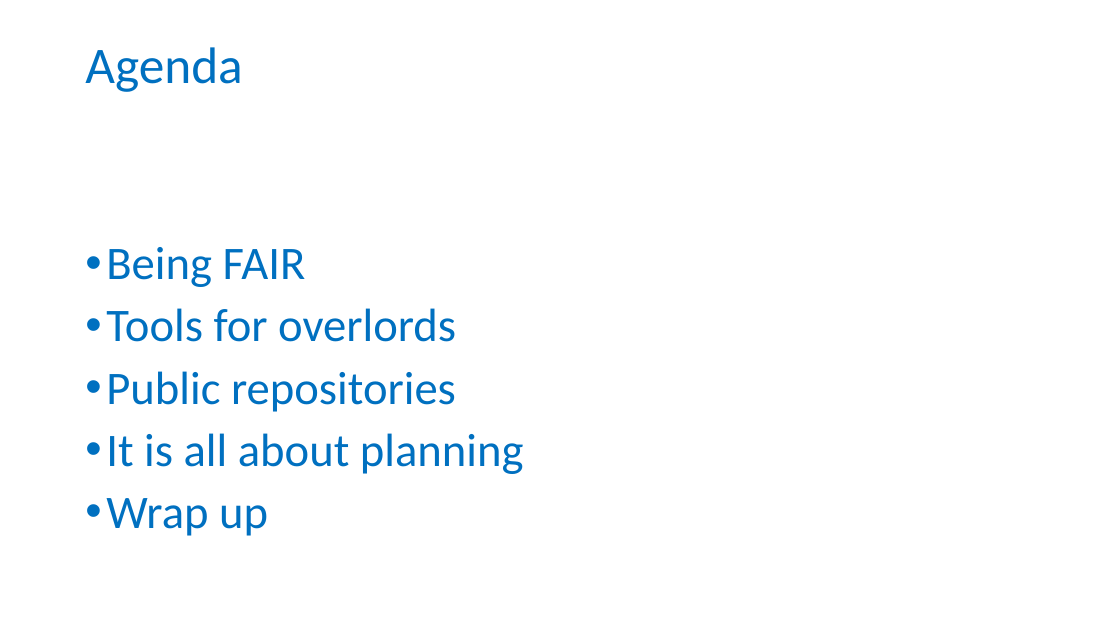
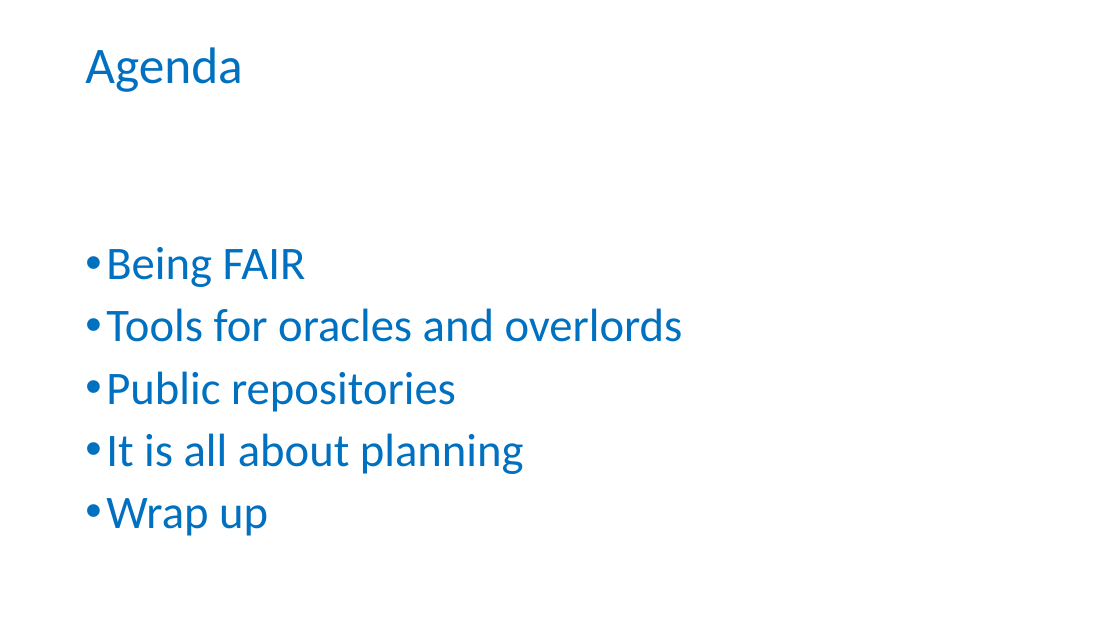
Before and after one commit to tobyhodges/probable-enigma, a slide deck: slide 22 of instructors/01_Why_are_we_here.pptx. Drawn at 1120x630 pixels with LibreOffice and Linux fonts; fonts in the diff are those of the drawing; background and template pictures are left out. Boxes give left, top, right and bottom in pixels: in the first picture for what was removed or moved away, otherwise in the second. Text is boxed around its words. In the diff, an @@ line names an element or a change of style, - is before the commit and + after.

Commit message:
modified episode title in agenda with inclusive language

```diff
--- a/instructors/01_Why_are_we_here.pptx
+++ b/instructors/01_Why_are_we_here.pptx
@@ text at [106,308,683,342]: text changed @@
-• Tools for overlords
+• Tools for oracles and overlords
```
